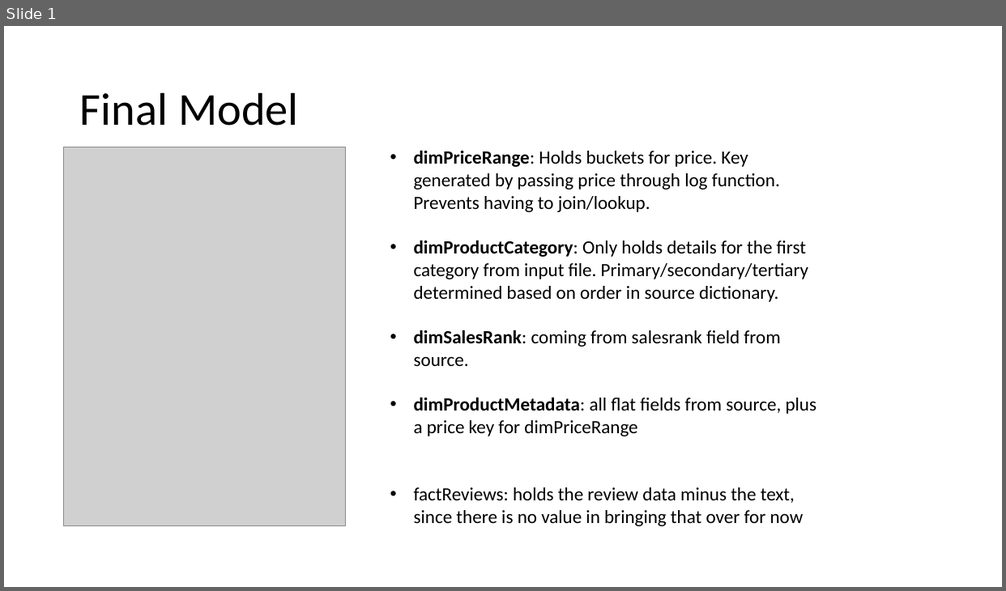
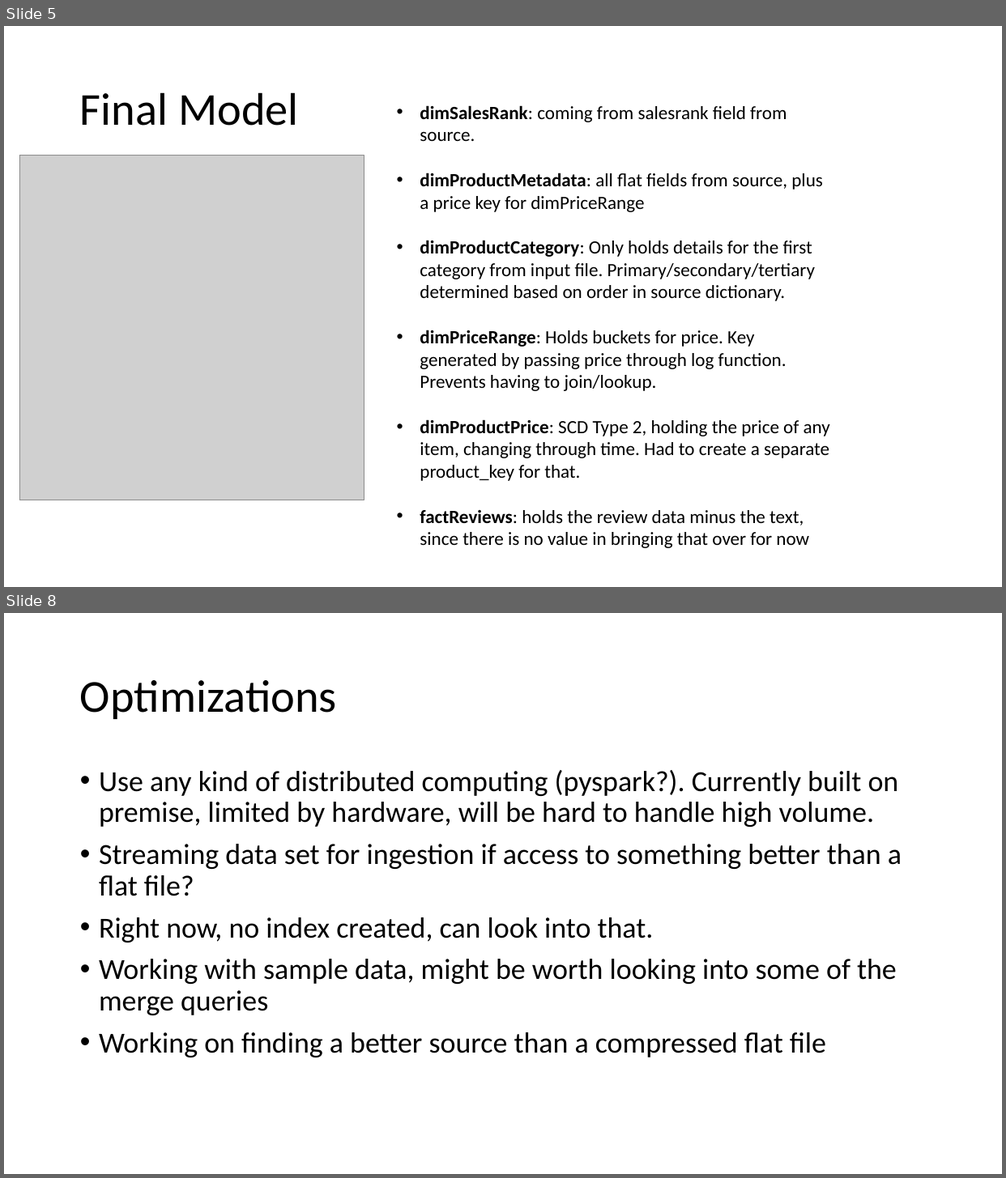
Before and after one commit to Xaintailles/JustEatAssignement, a slide deck: Presentation.pptx. Shown one above the other, each under a label of ours: slide 1 before the commit, slides 5 and 8 after it; the slides between them are not shown. The pictures are 1006x591 and 1006x1178 pixels, drawn with LibreOffice and Linux fonts; fonts in the diff are those of the drawing; grey boxes stand for pictures. Boxes give left, top, right and bottom in pixels: in the first picture for what was removed or moved away, otherwise in the second. Text is boxed around its words. In the diff, an @@ line names an element or a change of style, - is before the commit and + after.

```diff
--- a/Presentation.pptx
+++ b/Presentation.pptx
@@ slide 8 added at [4, 613, 1002, 1174], background #FFFFFF @@
@@ title added at [80, 680, 337, 719], 44 pt, text #000000 @@
+Optimizations
@@ text added at [99, 770, 901, 1058], 28 pt, text #000000 @@
+• Use any kind of distributed computing (pyspark?). Currently built on premise, limited by hardware, will be hard to handle high volume.
+• Streaming data set for ingestion if access to something better than a flat file?
+• Right now, no index created, can look into that.
+• Working with sample data, might be worth looking into some of the merge queries
+• Working on finding a better source than a compressed flat file
@@ what was slide 1 is now slide 5 @@
@@ slide 5 changed as well @@
@@ text "dimSalesRank: coming from salesrank field ...": place and size @@
-text "dimSalesRank: coming from salesrank field ..." at [414, 150, 817, 527]
+text "dimSalesRank: coming from salesrank field ..." at [420, 105, 830, 548]
@@ picture: place and size @@
-picture at [64, 148, 345, 527]
+picture at [19, 156, 364, 501]
@@ text at [414, 150, 808, 302]: paragraphs removed @@
-• dimPriceRange: Holds buckets for price. Key generated by passing price through log function. Prevents having to join/lookup.
-• dimProductCategory: Only holds details for the first category from input file. Primary/secondary/tertiary determined based on order in source dictionary.
@@ text at [420, 240, 830, 481]: paragraphs added @@
+• dimProductCategory: Only holds details for the first category from input file. Primary/secondary/tertiary determined based on order in source dictionary.
+• dimPriceRange: Holds buckets for price. Key generated by passing price through log function. Prevents having to join/lookup.
+• dimProductPrice: SCD Type 2, holding the price of any item, changing through time. Had to create a separate product_key for that.
@@ text at [420, 510, 809, 548]: bold on in "factReviews:" @@
```
Also in this commit, not shown: 6 other slides added, 1 other file.
